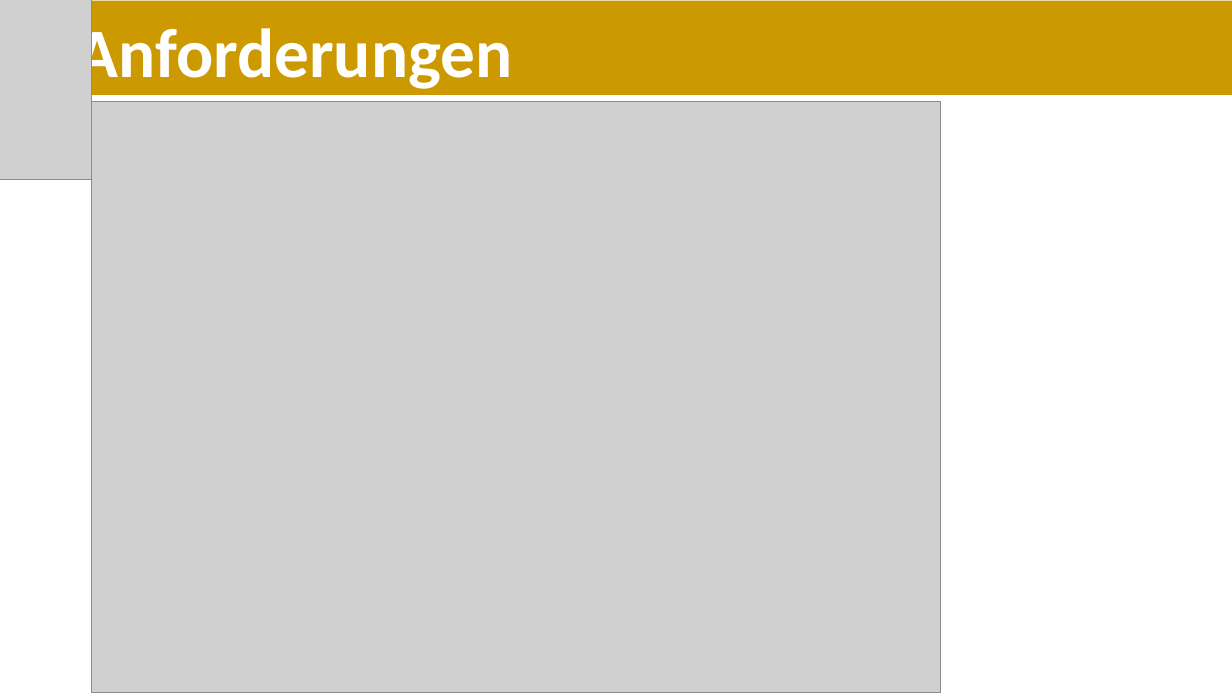
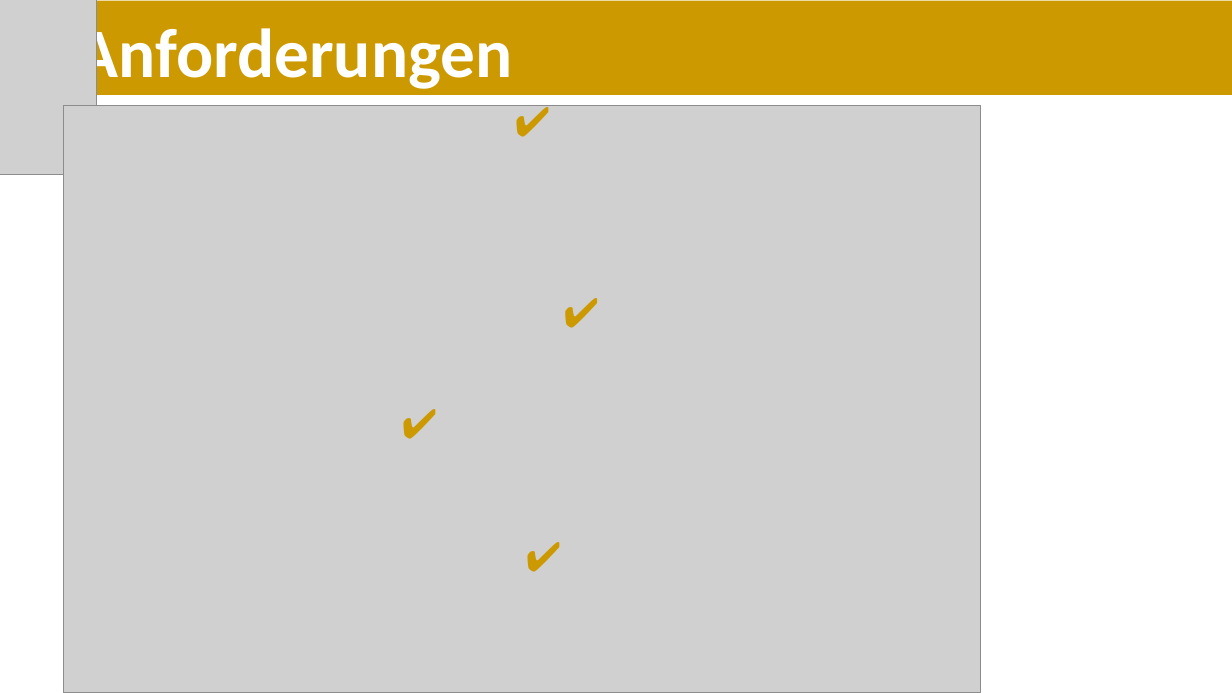
Before and after one commit to digg4/Team-Gold, a slide deck: slide 4 of Unterlagen/AbschlussPräsentationKunde.pptx. Drawn at 1232x693 pixels with LibreOffice and Linux fonts; fonts in the diff are those of the drawing; grey boxes stand for pictures. Boxes give left, top, right and bottom in pixels: in the first picture for what was removed or moved away, otherwise in the second. Text is boxed around its words. In the diff, an @@ line names an element or a change of style, - is before the commit and + after.

```diff
--- a/Unterlagen/AbschlussPräsentationKunde.pptx
+++ b/Unterlagen/AbschlussPräsentationKunde.pptx
@@ picture: place and size @@
-picture at <box>0,0,92,179</box>
+picture at <box>0,0,97,174</box>
@@ picture: place and size @@
-picture at <box>91,101,940,693</box>
+picture at <box>64,105,981,693</box>
@@ text added at <box>506,91,735,154</box>, 32 pt, text #CC9900 @@
+✔
@@ text added at <box>555,282,784,346</box>, 32 pt, text #CC9900 @@
+✔
@@ text added at <box>393,394,622,457</box>, 32 pt, text #CC9900 @@
+✔
@@ text added at <box>517,526,746,590</box>, 32 pt, text #CC9900 @@
+✔
```
Also in this commit, not shown: 4 other slides changed.
